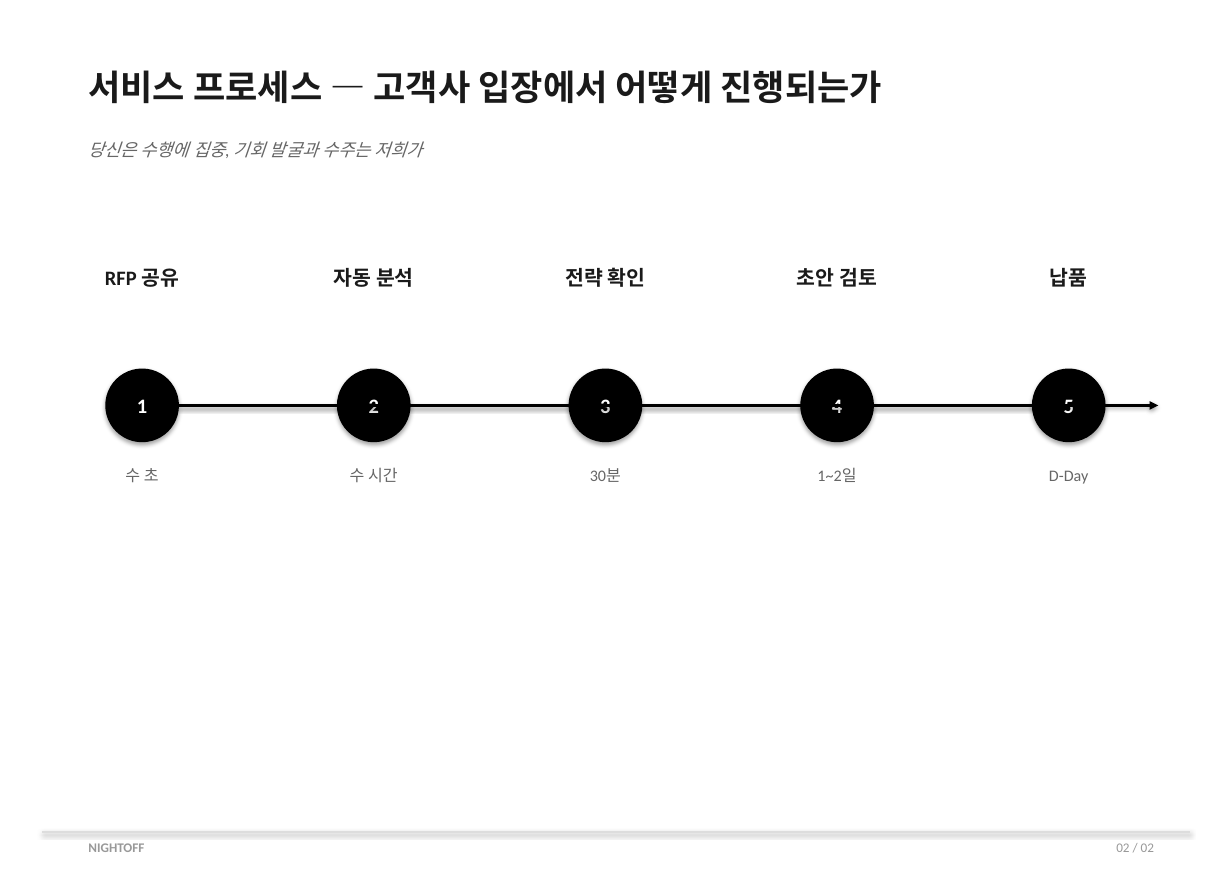
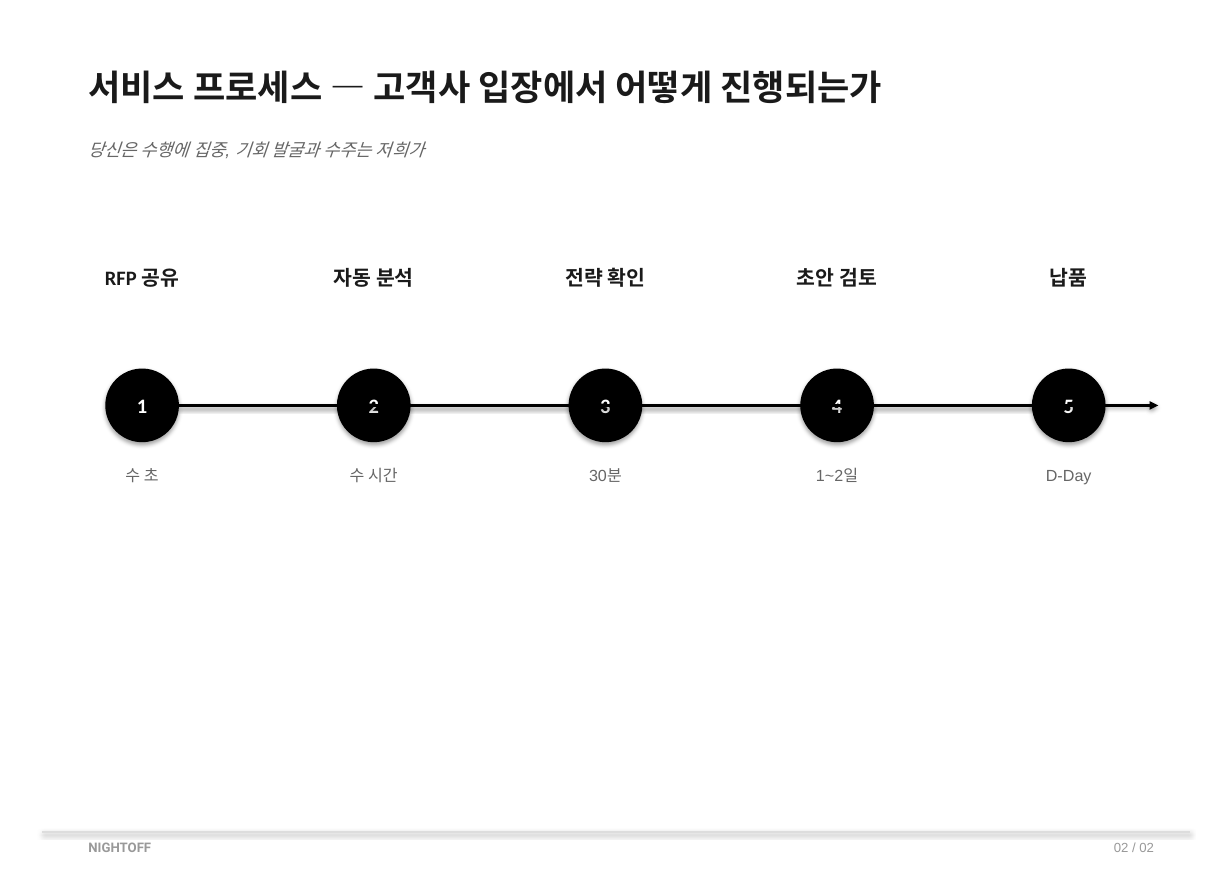
Before and after one commit to tinyvaultofficial-ux/nightoff, a slide deck: slide 2 of _shape_test.pptx. Drawn at 1232x874 pixels with LibreOffice and Linux fonts; fonts in the diff are those of the drawing. Boxes give left, top, right and bottom in pixels: in the first picture for what was removed or moved away, otherwise in the second. Text is boxed around its words. In the diff, an @@ line names an element or a change of style, - is before the commit and + after.

```diff
--- a/_shape_test.pptx
+++ b/_shape_test.pptx
@@ text "NIGHTOFF" at <box>88,842,151,852</box>: font Calibri to Roboto @@
@@ font Calibri to Arial in 4 elements at <box>88,141,424,158</box>, <box>816,468,858,482</box>, <box>1046,470,1092,485</box>, <box>1114,843,1154,852</box> @@
```
Also in this commit, not shown: 1 other slide changed, 3 other files.
